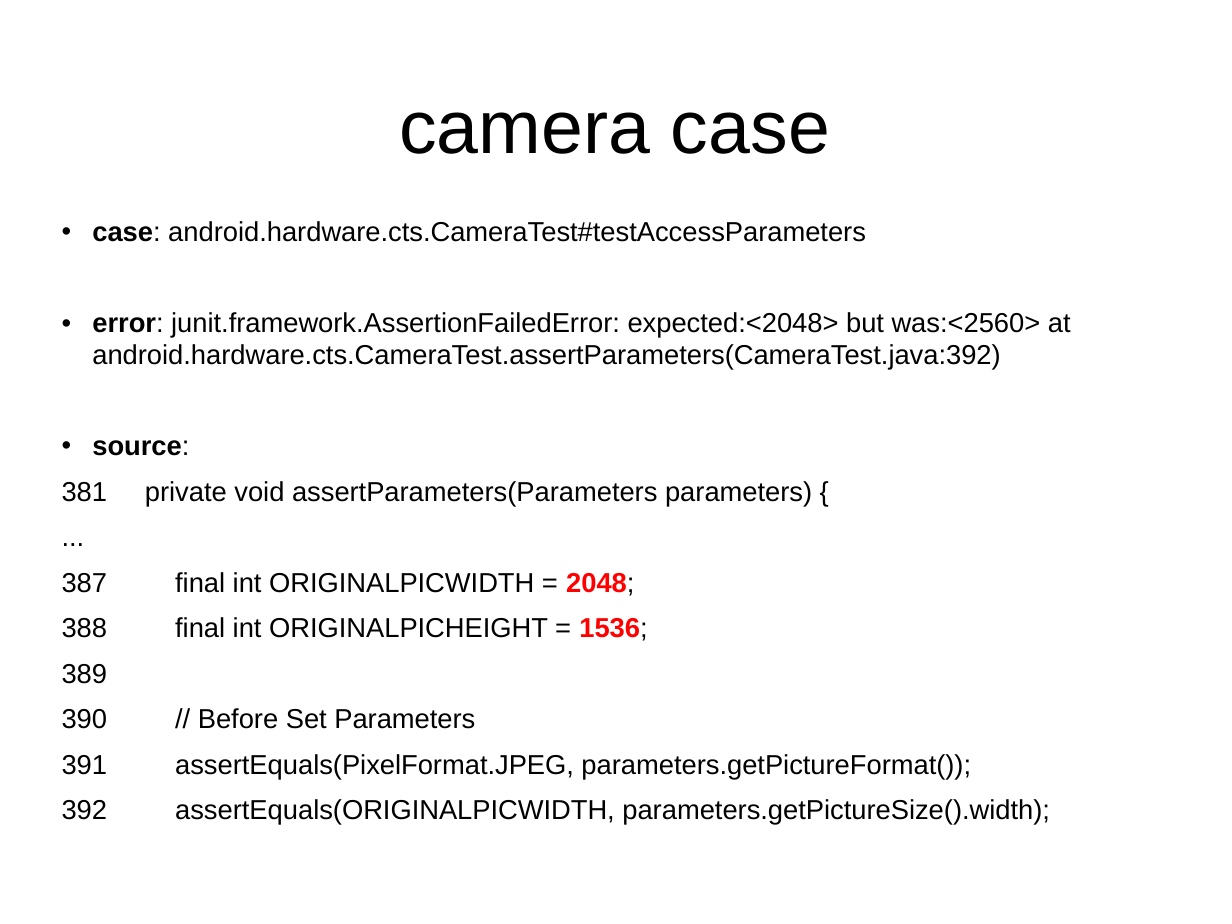
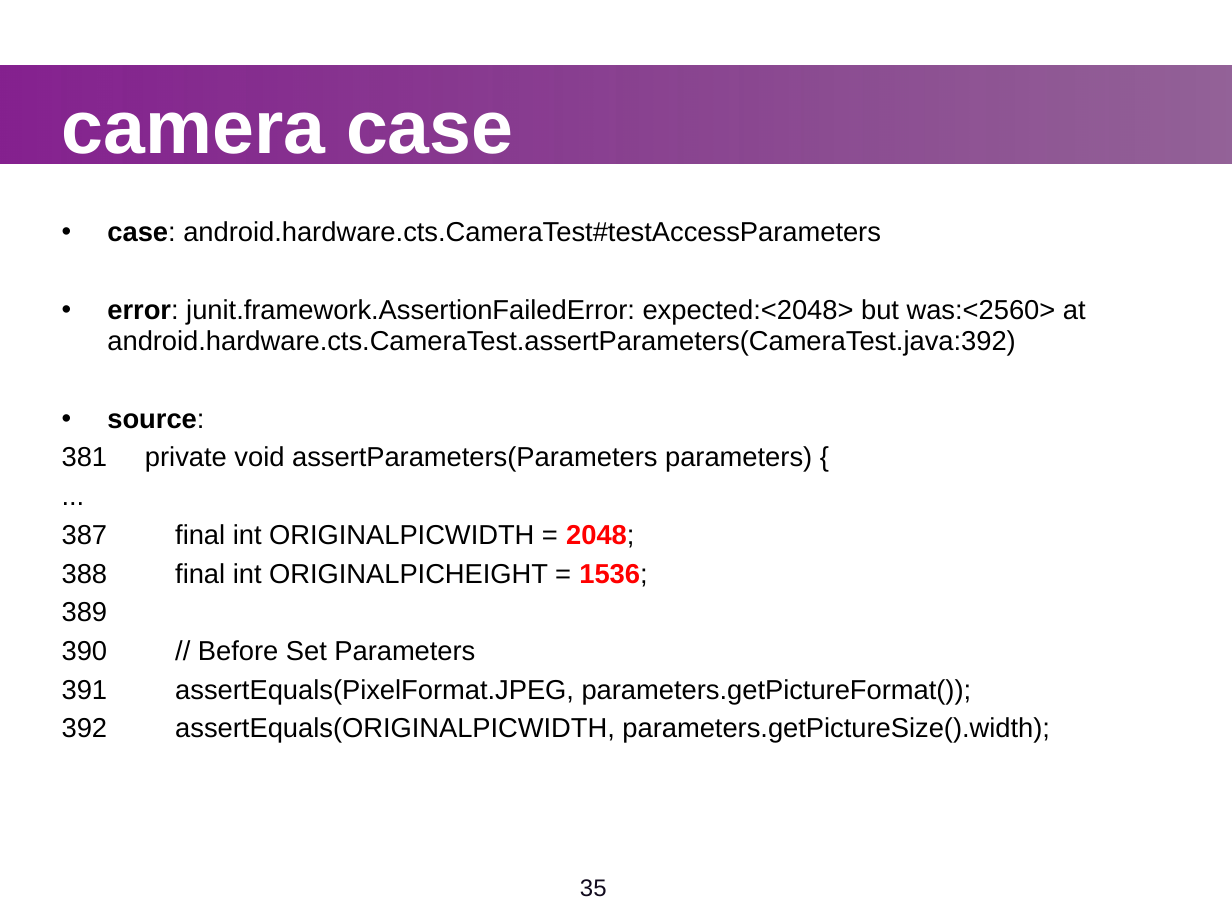
Before and after one commit to widerules/system-information, a slide deck: slide 35 of cts/CTS-training.ppt. Drawn at 1232x924 pixels with LibreOffice and Linux fonts; fonts in the diff are those of the drawing; background and template pictures are left out. Boxes give left, top, right and bottom in pixels: in the first picture for what was removed or moved away, otherwise in the second. Text is boxed around its words. In the diff, an @@ line names an element or a change of style, - is before the commit and + after.

Commit message:
jingtao: change style for all CTS slides

```diff
--- a/cts/CTS-training.ppt
+++ b/cts/CTS-training.ppt
@@ text "camera case" at (62, 112, 513, 168): text colour #000000 to #FFFFFF, bold on; alignment centre to left @@
@@ rectangle added at (0, 65, 1232, 163), fill gradient #85218F to #611868 @@
@@ text "case: android.hardware.cts.CameraTest#testAccessParameters" at (62, 221, 1086, 743): indent changed; less space between paragraphs @@
@@ page number added at (580, 879, 607, 897), 14 pt, text #120B1E @@
+35
```
Also in this commit, not shown: 36 other slides changed, 2 slides added, 3 slides removed, 2 other files.
